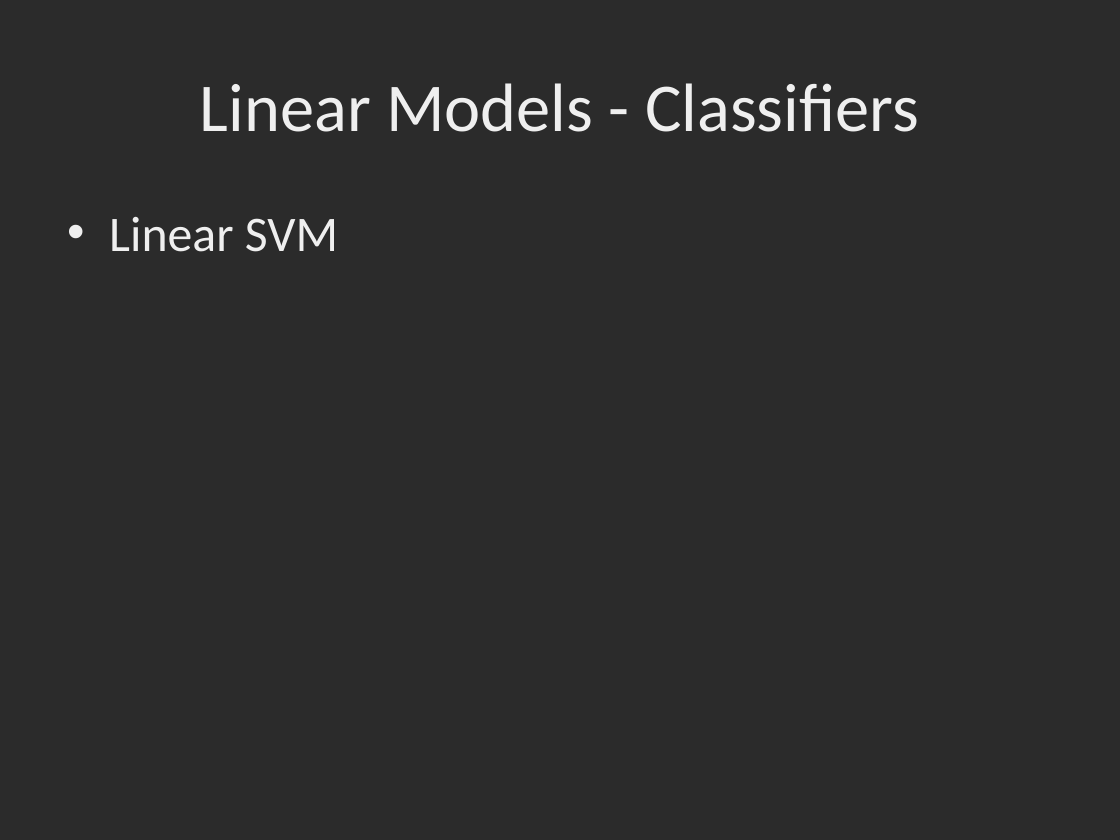
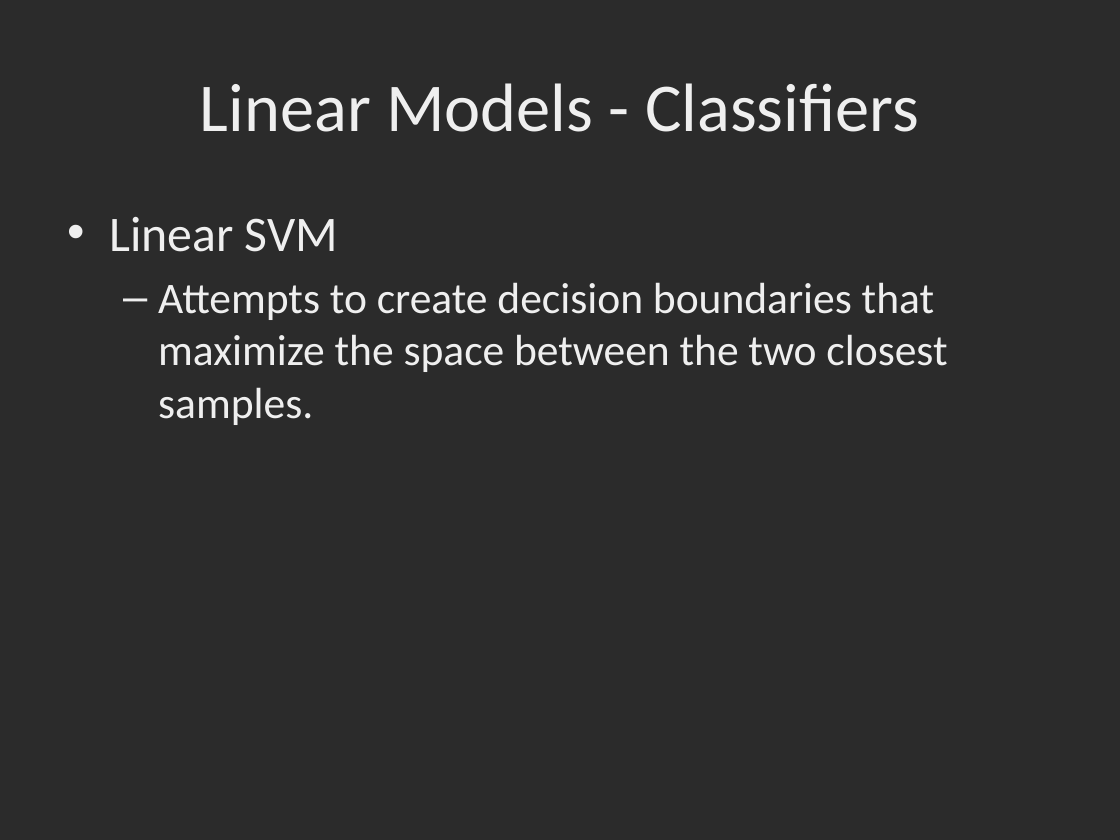
Before and after one commit to dbowmans46/PracticalProgramming, a slide deck: slide 66 of Session 7 - Python/Instructional Material/Session 7 - Python Brief Intro to Machine Learning with Scikit Learn.pptx. Drawn at 1120x840 pixels with LibreOffice and Linux fonts; fonts in the diff are those of the drawing; background and template pictures are left out; a plain dark background stands for a picture behind light text. Boxes give left, top, right and bottom in pixels: in the first picture for what was removed or moved away, otherwise in the second. Text is boxed around its words. In the diff, an @@ line names an element or a change of style, - is before the commit and + after.

```diff
--- a/Session 7 - Python/Instructional Material/Session 7 - Python Brief Intro to Machine Learning with Scikit Learn.pptx
+++ b/Session 7 - Python/Instructional Material/Session 7 - Python Brief Intro to Machine Learning with Scikit Learn.pptx
@@ text at box(158, 282, 947, 425): paragraph added @@
+  – Attempts to create decision boundaries that maximize the space between the two closest samples.
```
Also in this commit, not shown: 6 other slides changed, 5 slides added.
